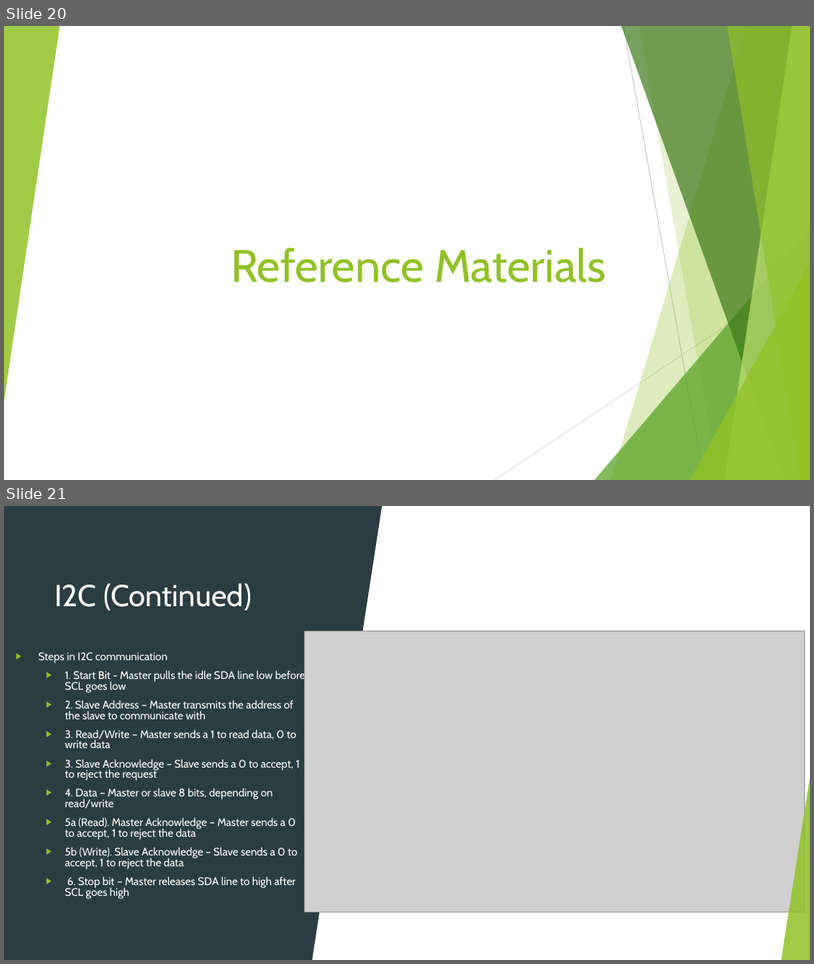
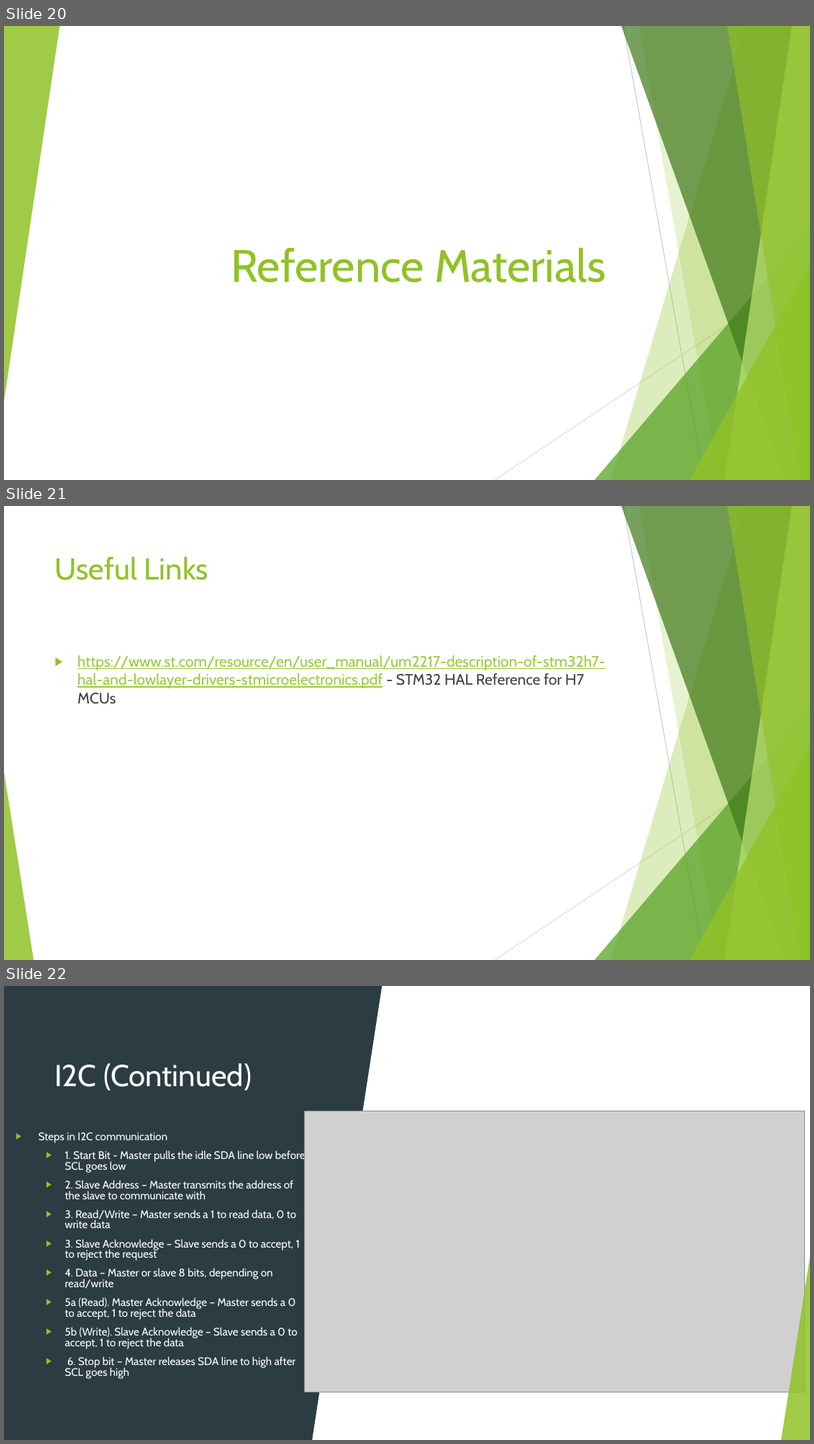
Before and after one commit to Georgia-Tech-GNC/software-onboarding, a slide deck: onboarding_slides/GNCSoftware02.pptx. Shown one above the other, each under a label of ours: slides 20 and 21 before the commit, slides 20, 21 and 22 after it. The pictures are 814x964 and 814x1444 pixels, drawn with LibreOffice and Linux fonts; fonts in the diff are those of the drawing; grey boxes stand for pictures. Boxes give left, top, right and bottom in pixels: in the first picture for what was removed or moved away, otherwise in the second. Text is boxed around its words. In the diff, an @@ line names an element or a change of style, - is before the commit and + after.

```diff
--- a/onboarding_slides/GNCSoftware02.pptx
+++ b/onboarding_slides/GNCSoftware02.pptx
@@ slide 21 added at [4,506,810,960], background #FFFFFF; not listed: 10 template elements that a slide beside it also shows @@
@@ title added at [55,556,209,580], 36 pt, text #90C226 @@
+Useful Links
@@ text added at [77,655,605,704], 18 pt, text #99CA3C, underline @@
+▶ https://www.st.com/resource/en/user_manual/um2217-description-of-stm32h7-hal-and-lowlayer-drivers-stmicroelectronics.pdf - STM32 HAL Reference for H7 MCUs
@@ what was slide 21 is now slide 22 @@
```
Also in this commit, not shown: 4 other files.
